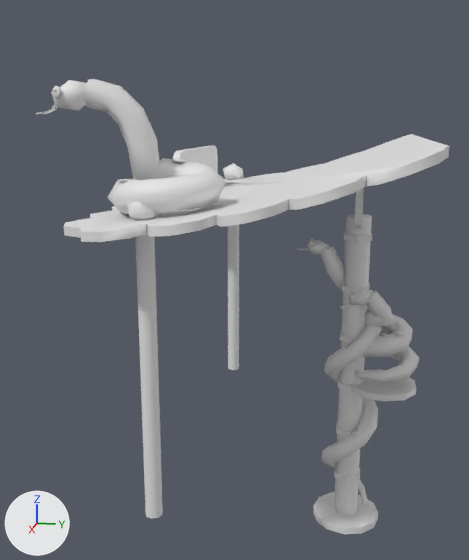
The glTF model src/art/assets/reptileStall.glb, before and after one commit.
Camera for both pictures: a 50 mm lens placed at (6.25, 0.05, 4.08), pointed at (0.03, -1.2, 2.52). Arrows for +X, +Y and +Z are at lower left; the lights stay in place. The older version comes first. Vertices at exactly the same position are counted once.

Script lines for the objects in view, before the commit:
```python
ob_rs_awning = bpy.data.objects.new('rs-awning', me_rs_awning)
ob_rs_awning.location = (0.0, 0.0, 0.0)
ob_rs_awning_posts = bpy.data.objects.new('rs-awning-posts', me_rs_awning_posts)
ob_rs_awning_posts.location = (0.0, 0.0, 0.0)
ob_rs_awning_snake = bpy.data.objects.new('rs-awning-snake', me_rs_awning_snake)
ob_rs_awning_snake.location = (0.0, 0.0, 0.0)
ob_rs_finial = bpy.data.objects.new('rs-finial', me_rs_finial)
ob_rs_finial.location = (0.0, 0.0, 0.0)
ob_rs_meter_bands = bpy.data.objects.new('rs-meter-bands', me_rs_meter_bands)
ob_rs_meter_bands.location = (0.0, 0.0, 0.0)
ob_rs_meter_snake = bpy.data.objects.new('rs-meter-snake', me_rs_meter_snake)
ob_rs_meter_snake.location = (0.0, 0.0, 0.0)
ob_rs_stall_snake_face = bpy.data.objects.new('rs-stall-snake-face', me_rs_stall_snake_face)
ob_rs_stall_snake_face.location = (0.0, 0.0, 0.0)
# also in view: 'rs-sign' at (0.0, -1.57, 3.57); 'rs-meter-post' at (0.0, 0.0, 1.6)
```
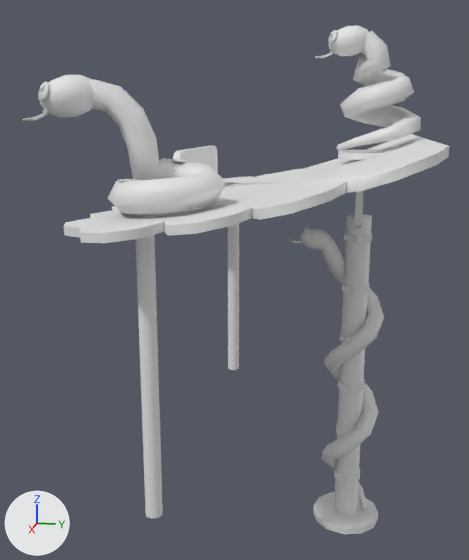
Changed parts and their boxes (x1, y1, x2, y2) in the pictures (469 x 560 px; the box of a moved part takes in the faces that stretch with it):
'rs-awning', reshaped
    before: (64, 134, 449, 242)
    after: (64, 134, 449, 243)
'rs-awning-snake', reshaped (8% wider)
    before: (53, 79, 225, 214)
    after: (40, 75, 225, 214)
'rs-finial', reshaped (29% wider, 35% taller)
    before: (348, 289, 419, 382)
    after: (329, 25, 421, 151)
'rs-awning-posts', reshaped
    before: (127, 163, 416, 519)
    after: (136, 150, 383, 519)
'rs-meter-snake', reshaped (11% wider, 6% taller)
    before: (307, 240, 382, 505)
    after: (301, 228, 384, 509)
'rs-stall-snake-face', reshaped (61% shorter)
    before: (52, 86, 355, 305)
    after: (38, 30, 337, 114)
part 1 of me_rs_awning, moved or reshaped
    before: (81, 134, 439, 242)
    after: (80, 140, 439, 243)
part 2 of me_rs_awning_posts, added
    after: (338, 150, 383, 160)
part 3 of me_rs_awning_posts, deleted
    before: (349, 369, 416, 401)
part 4 of me_rs_awning_posts, deleted
    before: (223, 163, 244, 180)
part 5 of me_rs_awning_posts, deleted
    before: (127, 202, 161, 220)
part 6 of me_rs_awning_snake, moved or reshaped
    before: (53, 80, 225, 214)
    after: (40, 75, 225, 214)
part 7 of me_rs_finial, added
    after: (329, 25, 421, 151)
part 8 of me_rs_finial, deleted
    before: (348, 289, 419, 382)
part 9 of me_rs_meter_snake, rebuilt
    before: (321, 246, 382, 505)
    after: (321, 238, 384, 509)
part 10 of me_rs_meter_snake, added
    after: (301, 228, 331, 250)
part 11 of me_rs_meter_snake, deleted
    before: (307, 240, 329, 255)
part 12 of me_rs_stall_snake_face, moved or reshaped
    before: (52, 86, 61, 98)
    after: (38, 81, 49, 102)
part 13 of me_rs_stall_snake_face, moved or reshaped
    before: (349, 294, 355, 301)
    after: (328, 30, 337, 44)

Edits to the bpy script that builds the scene:
```text
Change me_rs_awning:
    remove me_rs_awning.from_pydata(...)  # 148 vertices, 292 faces; spans x -2.15..2.15, y -2.19..0.55, z 3.25..3.92
    add me_rs_awning.from_pydata(...)  # 132 vertices, 260 faces; spans x -2.21..2.21, y -2.19..0.55, z 3.25..3.92
    me_rs_awning part 1
    20 vertices are removed from x -2.15..2.15, y -0.95..-0.45, z 3.38..3.57
    48 faces are deleted
    4 vertices in x -1.9..1.9, y -1.45, z 3.3..3.37 move by (0.0, 0.12, 0.02)
    52 vertices move from x -2.15..2.15, y -1.88..0.48, z 3.26..3.89 to x -2.21..2.21, y -1.86..0.46, z 3.26..3.88
    4 vertices are added at (-1.9, -0.7, 3.43), (1.9, -0.7, 3.43), (-1.9, -0.7, 3.5), (1.9, -0.7, 3.5)
    16 new faces join them
Change me_rs_awning_posts:
    remove me_rs_awning_posts.from_pydata(...)  # 76 vertices, 132 faces; spans x -1.8..1.8, y -1.67..0.62, z 0.9..3.57
    add me_rs_awning_posts.from_pydata(...)  # 52 vertices, 92 faces; spans x -1.75..1.75, y -1.62..0.47, z 0.9..3.8
    me_rs_awning_posts part 2: a new loose piece, a 10-sided cylinder along z spanning x -0.36..0.36, y -0.212..0.472, z 3.739..3.799
    me_rs_awning_posts part 3: the loose piece of 20 vertices spanning x -0.34..0.34, y -0.02..0.62, z 1.48..1.54 is deleted
    me_rs_awning_posts part 4: the loose piece of 12 vertices spanning x -1.8..-1.54, y -1.67..-1.43, z 3.33..3.57 is deleted
    me_rs_awning_posts part 5: the loose piece of 12 vertices spanning x 1.54..1.8, y -1.67..-1.43, z 3.33..3.57 is deleted
Change me_rs_awning_snake:
    remove me_rs_awning_snake.from_pydata(...)  # 207 vertices, 406 faces; spans x -1.79..1.82, y -2.35..-1.0, z 3.32..4.39
    add me_rs_awning_snake.from_pydata(...)  # 257 vertices, 506 faces; spans x -1.79..1.82, y -2.42..-1.0, z 3.32..4.42
    me_rs_awning_snake part 6: 99 vertices moved from x -1.79..1.82, y -2.05..-1.0, z 3.33..4.04 to x -1.79..1.82, y -2.05..-1.0, z 3.32..4.04; 12 vertices removed from x 1.27..1.52, y -2.35..-2.01, z 4.15..4.38; 62 vertices added at x 1.22..1.59, y -2.42..-1.99, z 4.1..4.42
Change me_rs_finial:
    remove me_rs_finial.from_pydata(...)  # 127 vertices, 246 faces; spans x -0.33..0.334, y -0.065..0.644, z 1.612..2.516
    add me_rs_finial.from_pydata(...)  # 157 vertices, 306 faces; spans x -0.354..0.341, y -0.331..0.509, z 3.801..4.874
    me_rs_finial part 7: 157 vertices added at x -0.354..0.341, y -0.331..0.509, z 3.801..4.874
    me_rs_finial part 8: 127 vertices removed from x -0.33..0.334, y -0.065..0.644, z 1.612..2.516
Change me_rs_meter_snake:
    remove me_rs_meter_snake.from_pydata(...)  # 157 vertices, 306 faces; spans x -0.29..0.28, y -0.49..0.28, z 0.14..2.96
    add me_rs_meter_snake.from_pydata(...)  # 187 vertices, 366 faces; spans x -0.29..0.29, y -0.55..0.29, z 0.08..3.06
    me_rs_meter_snake part 9: the loose piece of 145 vertices spanning x -0.29..0.28, y -0.36..0.28, z 0.14..2.9 is rebuilt with 125 vertices and now spans x -0.29..0.29, y -0.37..0.29, z 0.08..2.98
    me_rs_meter_snake part 10: a new loose piece of 62 vertices spanning x -0.12..0.12, y -0.55..-0.25, z 2.86..3.06
    me_rs_meter_snake part 11: 12 vertices removed from x -0.08..0.08, y -0.49..-0.27, z 2.81..2.96
Change me_rs_stall_snake_face:
    remove me_rs_stall_snake_face.from_pydata(...)  # 94 vertices, 164 faces; spans x 0.02..1.55, y -2.35..0.0, z 2.35..4.33
    add me_rs_stall_snake_face.from_pydata(...)  # 94 vertices, 164 faces; spans x 0.01..1.61, y -2.45..-0.25, z 4.12..4.84
    me_rs_stall_snake_face part 12: the loose piece of 16 vertices spanning x 1.5..1.55, y -2.3..-2.22, z 4.24..4.33 is multiplied about its middle by the matrix ((1.544, 0.419, -0.013), (-0.418, 1.543, 0.074), (0.032, -0.068, 1.598)), then moved by (0.03, -0.08, 0.0)
    me_rs_stall_snake_face part 13: the loose piece of 16 vertices spanning x 0.16..0.22, y -0.06..0.0, z 2.41..2.48 is multiplied about its middle by the matrix ((1.689, 0.456, 0.04), (-0.457, 1.672, 0.241), (0.024, -0.243, 1.733)), then moved by (0.03, -0.26, 2.33)
    other edits to the shape of me_rs_stall_snake_face do not show in these pictures
```
